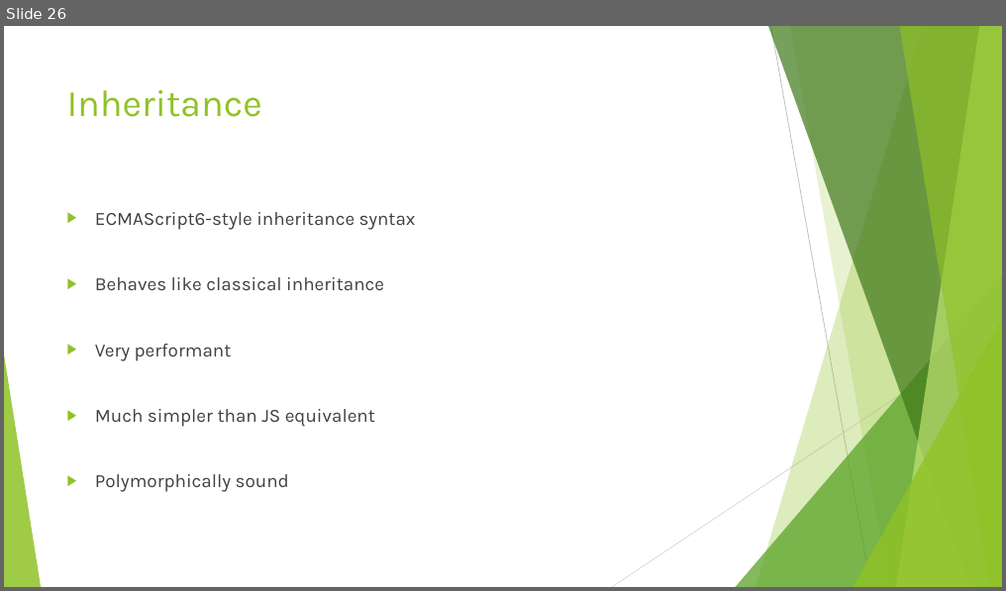
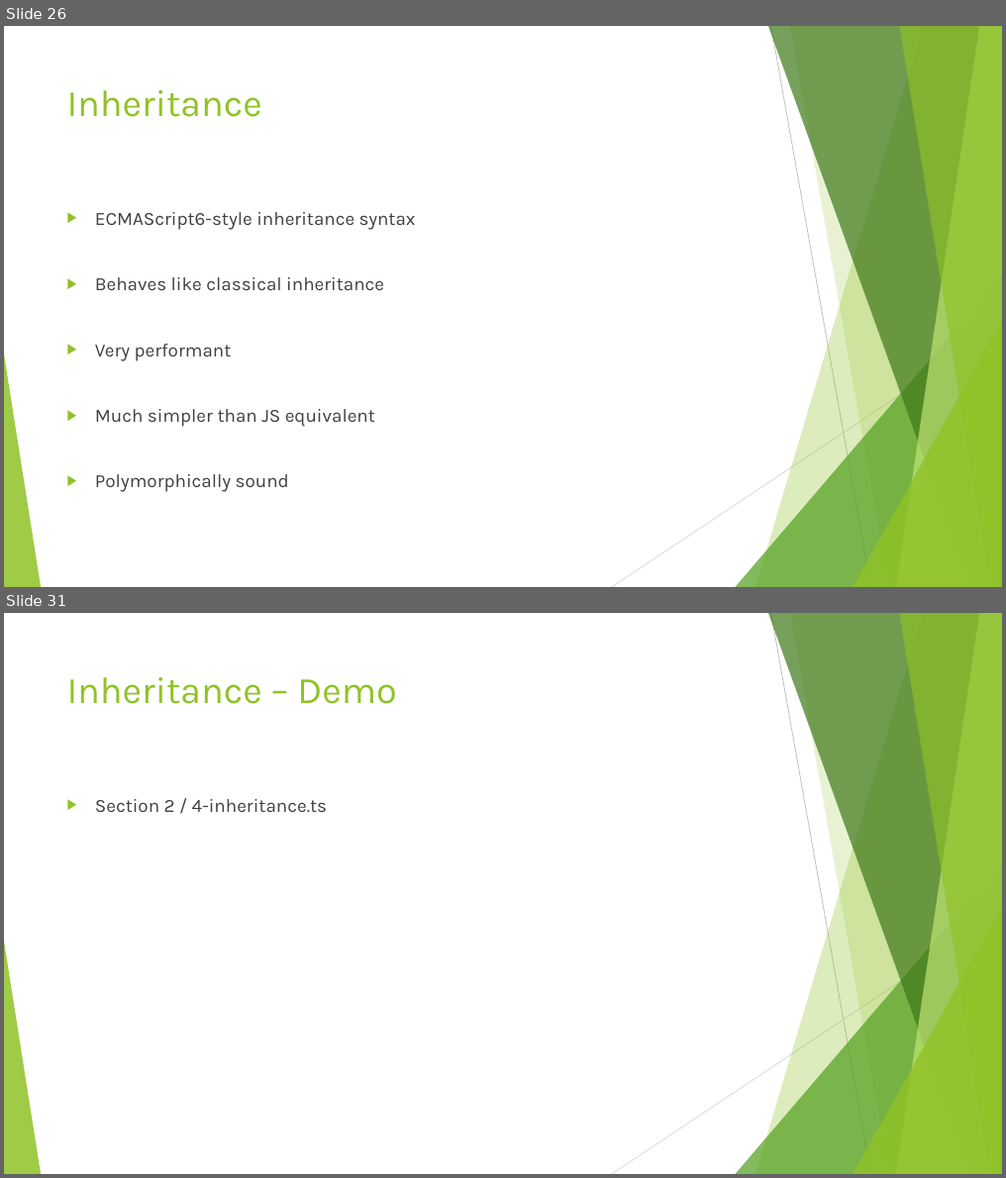
Before and after one commit to dflor003/typescript-fundamentals, a slide deck: Presentation/TypeScriptFundamentals.pptx. Shown one above the other, each under a label of ours: slide 26 before the commit, slides 26 and 31 after it; the slides between them are not shown. The pictures are 1006x591 and 1006x1178 pixels, drawn with LibreOffice and Linux fonts; fonts in the diff are those of the drawing. Boxes give left, top, right and bottom in pixels: in the first picture for what was removed or moved away, otherwise in the second. Text is boxed around its words. In the diff, an @@ line names an element or a change of style, - is before the commit and + after.

Commit message:
DanilF: Added inheritance section.

```diff
--- a/Presentation/TypeScriptFundamentals.pptx
+++ b/Presentation/TypeScriptFundamentals.pptx
@@ slide 31 added at (4, 613, 1002, 1174), background #FFFFFF; not listed: 10 template elements that a slide beside it also shows @@
@@ title added at (67, 677, 396, 704), 36 pt, text #90C226 @@
+Inheritance – Demo
@@ text added at (95, 799, 327, 812), 18 pt, text #404040 @@
+▶ Section 2 / 4-inheritance.ts
```
Also in this commit, not shown: 4 other slides added, 1 slide removed, 4 other files.
